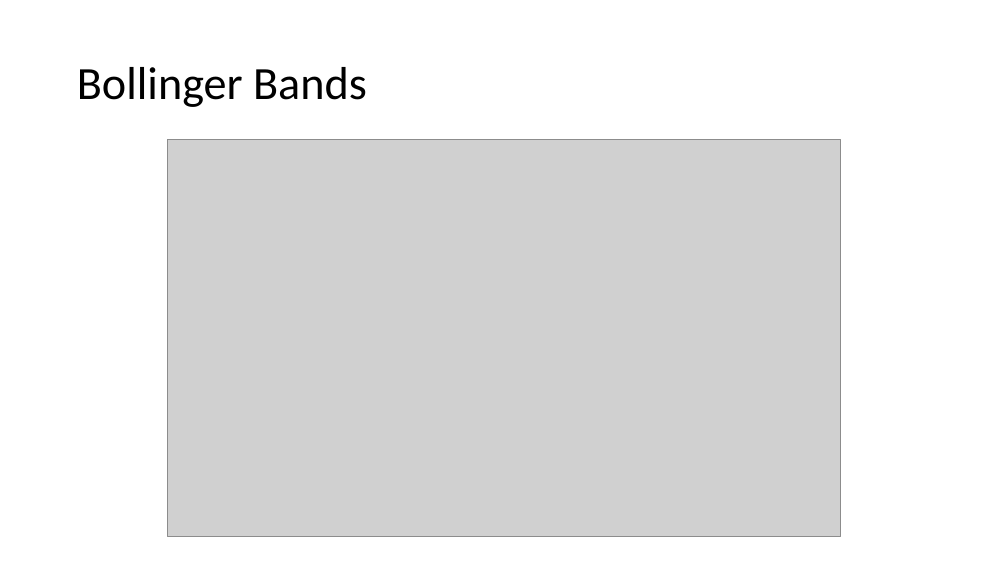
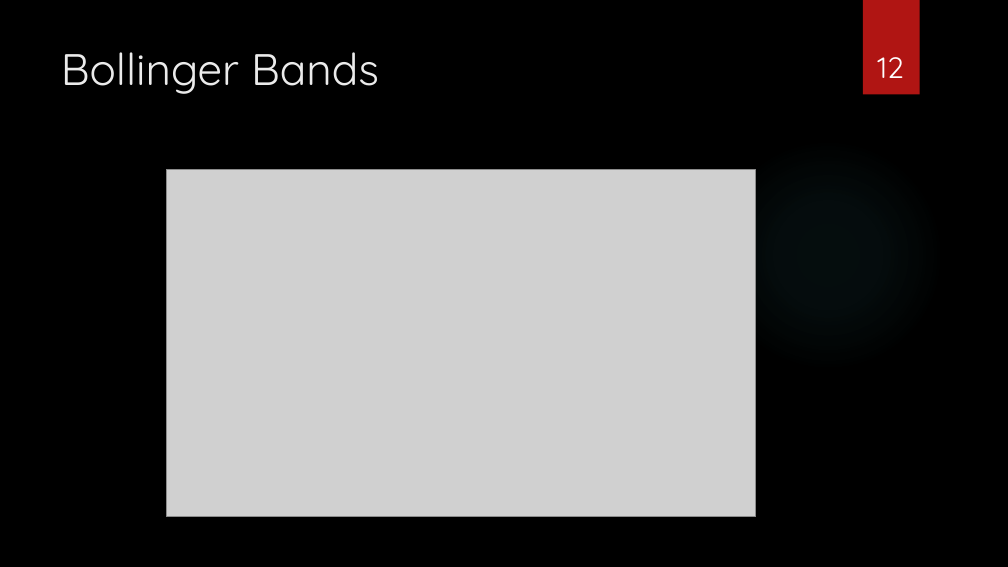
Before and after one commit to ShivakumarRavi/TradingAlgorithms, a slide deck: slide 12 of Python Assignment.pptx. Drawn at 1008x567 pixels with LibreOffice and Linux fonts; fonts in the diff are those of the drawing; grey boxes stand for pictures; background and template pictures are left out. Boxes give left, top, right and bottom in pixels: in the first picture for what was removed or moved away, otherwise in the second. Text is boxed around its words. In the diff, an @@ line names an element or a change of style, - is before the commit and + after.

```diff
--- a/Python Assignment.pptx
+++ b/Python Assignment.pptx
@@ background #FFFFFF to picture (left out) @@
@@ rectangle added at bbox=[863, 0, 920, 95], fill #B01513 @@
@@ title "Bollinger Bands": place and size @@
-title "Bollinger Bands" at bbox=[77, 67, 367, 107]
+title "Bollinger Bands" at bbox=[61, 52, 379, 94]
@@ title "Bollinger Bands" at bbox=[61, 52, 379, 94]: size 44 to 42 pt, font Calibri to Quicksand, text colour #000000 to #EBEBEB; line spacing 0.9 to 1; vertical alignment middle to top @@
@@ page number added at bbox=[877, 57, 903, 78], 28 pt, text #FFFFFF @@
+12
@@ ellipse added at bbox=[712, 138, 944, 371], fill gradient #50B9C1 @@
@@ picture: place and size @@
-picture at bbox=[167, 140, 841, 537]
+picture at bbox=[166, 169, 756, 516]
```
Also in this commit, not shown: 15 other slides changed, 1 other file.
